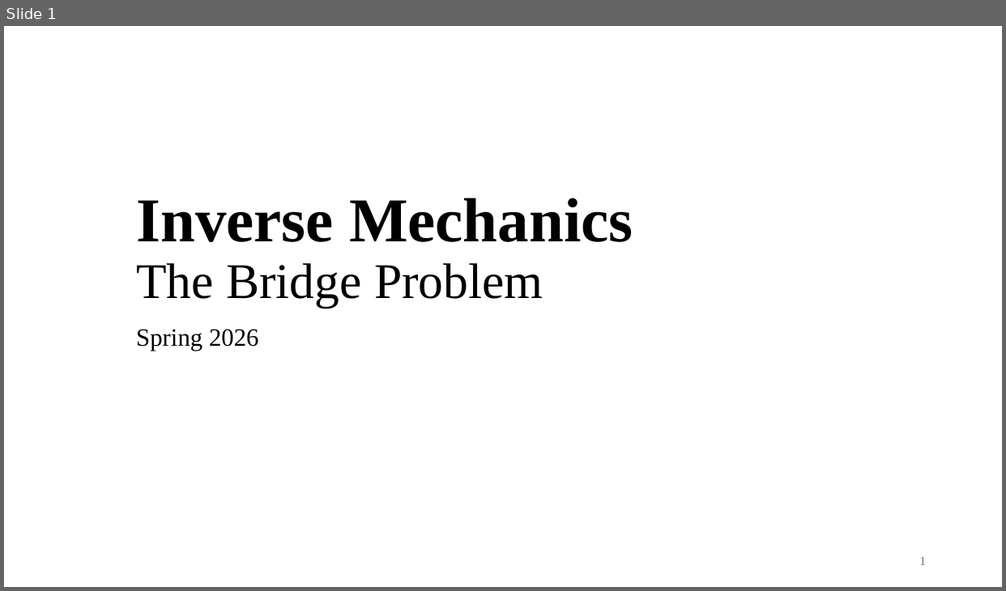
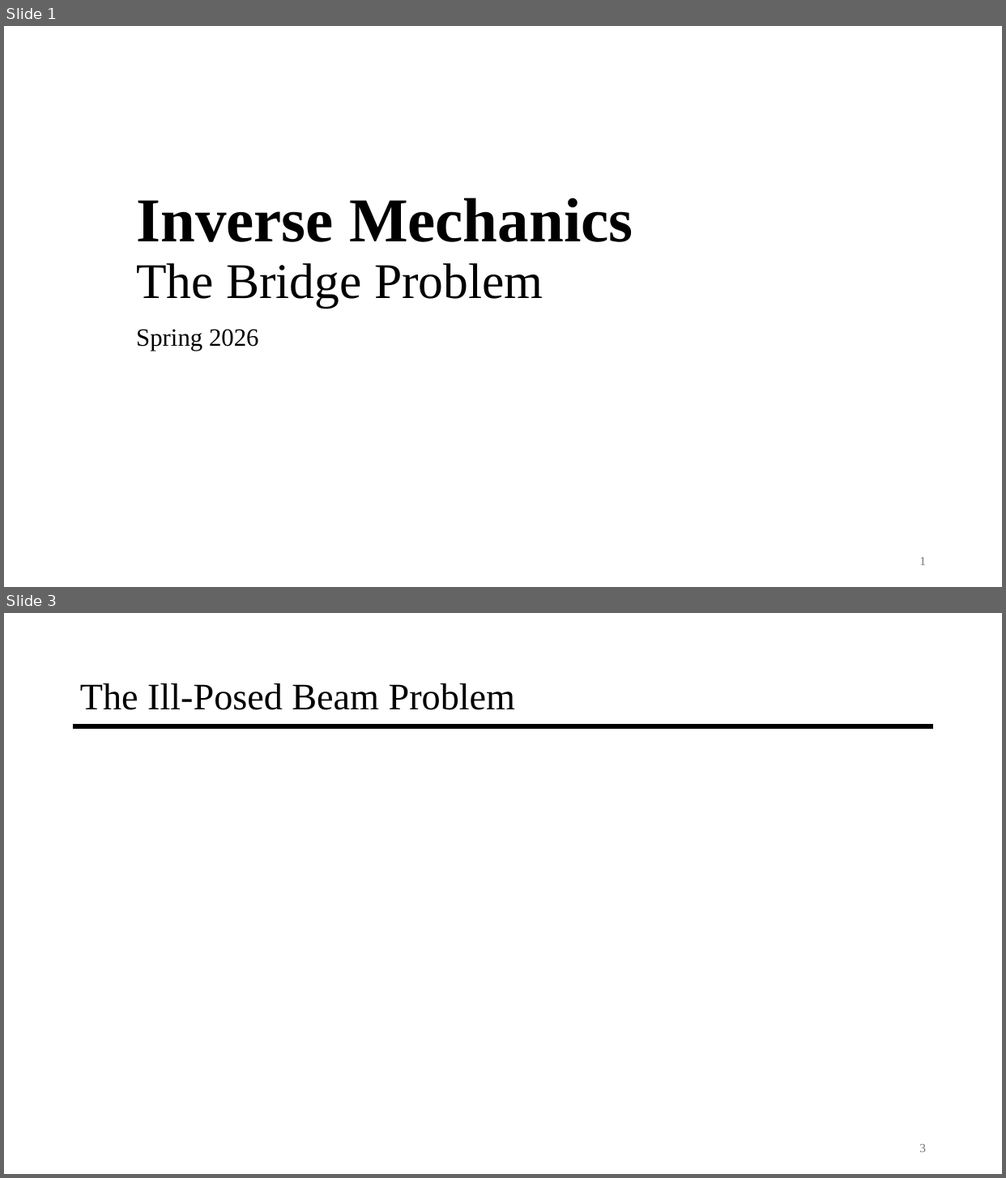
Before and after one commit to jyarch/inverse-mechanics-course, a slide deck: 1-Bridge-Problem/1-Bridge-Problem.pptx. Shown one above the other, each under a label of ours: slide 1 before the commit, slides 1 and 3 after it; the slides between them are not shown. The pictures are 1006x591 and 1006x1178 pixels, drawn with LibreOffice and Linux fonts; fonts in the diff are those of the drawing. Boxes give left, top, right and bottom in pixels: in the first picture for what was removed or moved away, otherwise in the second. Text is boxed around its words. In the diff, an @@ line names an element or a change of style, - is before the commit and + after.

```diff
--- a/1-Bridge-Problem/1-Bridge-Problem.pptx
+++ b/1-Bridge-Problem/1-Bridge-Problem.pptx
@@ slide 3 added at (4,613,1002,1174), background #FFFFFF @@
@@ title added at (80,683,515,710), 36 pt, text #000000 @@
+The Ill-Posed Beam Problem
@@ line added from (73, 726) to (934, 726), #000000 4.5 pt @@
@@ page number added at (919,1144,926,1152), 12 pt, text #797979 @@
+3
```
Also in this commit, not shown: 1 slide changed, 2 other files.
